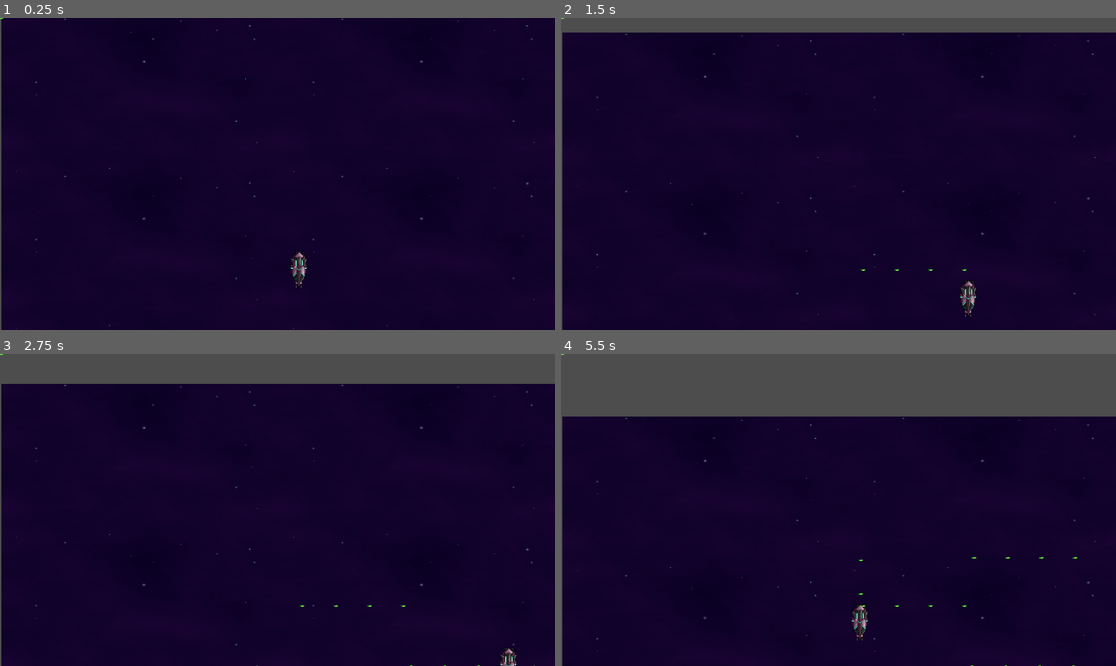
Above: before the commit, frames 1-4 (two rows, left to right).
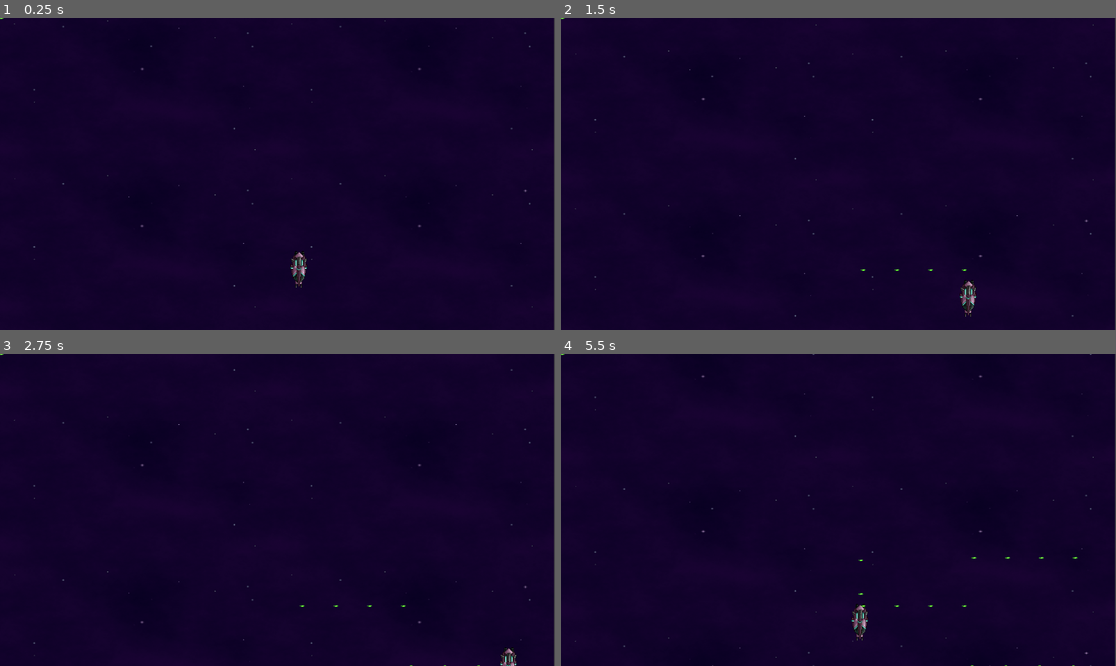
Above: after the commit, the same moments.

Repository: Ekaitzsegurola/godot_urgerra
Game: Godot game, scene res://scenes/Main.tscn
Two runs of this game, one before a commit and one after it. Both use one fixed random seed, a clock stepped at 60 frames per second and the inputs below.
Inputs:
- Up to frame 1 (0.25 s): no input
- Up to frame 2 (1.5 s): hold D (move_right) 0.53-1.28 s; hold Space (shoot) 0.53-1.28 s; hold S (move_down) from 1.28 s (still down); tap Space (shoot) at 1.35 s
- Up to frame 3 (2.75 s): release S (move_down) at 2.03 s; hold D (move_right) from 2.03 s (still down); hold Space (shoot) from 2.03 s (still down)
- Up to frame 4 (5.5 s): release D (move_right) at 2.78 s; release Space (shoot) at 2.78 s; hold W (move_up) 2.78-3.53 s; tap Space (shoot) at 2.85, 4.35 s; hold Space (shoot) 3.53-4.28 s; hold A (move_left) 3.53-5.03 s; hold S (move_down) from 5.03 s (still down); hold Space (shoot) from 5.03 s (still down)

The runs differ from the first frame. In frame 1, 0.6% of the frame differs, in the area x 0-100%, y 0-100%; in frame 2, 5.2%; in frame 3, 10%; in frame 4, 21%.

Commit message:
Parallax effect

Diff:
--- a/project.godot
+++ b/project.godot
@@ -13,7 +13,7 @@
 config/name="Urgerra"
 run/main_scene="res://scenes/Main.tscn"
 config/features=PackedStringArray("4.2", "Forward Plus")
-config/icon="res://icon.svg"
+config/icon="res://icon2.svg"
 
 [dotnet]
 
--- a/scenes/Main.tscn
+++ b/scenes/Main.tscn
@@ -19,12 +19,13 @@
 scroll_speed = 50
 
 [node name="ParallaxLayer" type="ParallaxLayer" parent="ParallaxBackground"]
-motion_scale = Vector2(0.5, 0.5)
+motion_mirroring = Vector2(0, 648)
 
 [node name="Sprite2D" type="Sprite2D" parent="ParallaxBackground/ParallaxLayer"]
-position = Vector2(578.5, 319.5)
+position = Vector2(-1, 2)
 scale = Vector2(0.562012, 0.42513)
 texture = ExtResource("1_nr4qn")
+centered = false
 
 [node name="PlayerShip" type="Area2D" parent="."]
 position = Vector2(620, 523)
